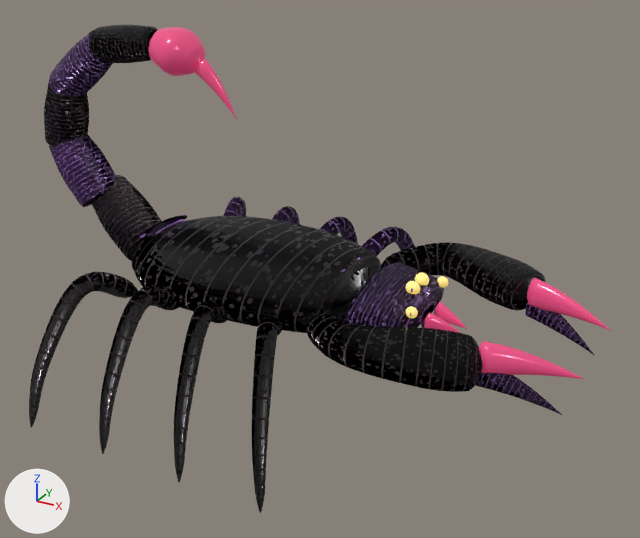
Two versions of the glTF model assets/models/fighters/pulmonoscorpius.glb, one commit apart.
One viewpoint serves both versions: a 50 mm camera at (3.49, -5.24, 3.77) aimed at (0.6, 0.01, 1.15). Arrows for +X, +Y and +Z are at lower left; the lights stay in place. The older version comes first. Where no turn or scale is listed for an object, it has been applied to the vertices.
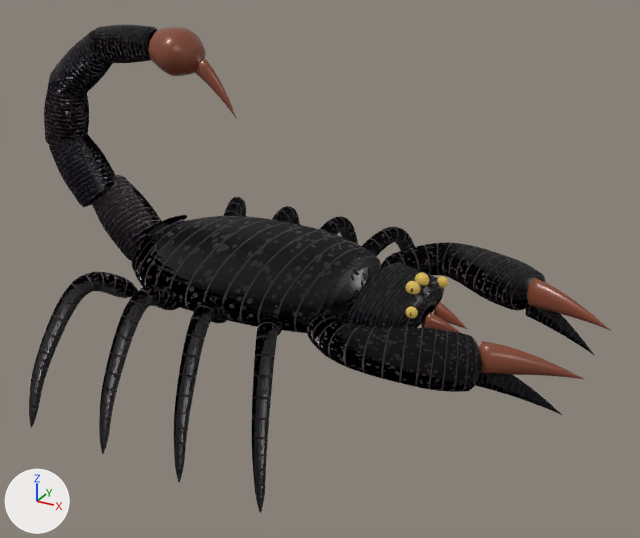
What differs and where, as boxes [x1, y1, x2, y2] in the pictures (640 x 538 px):
'Scorp_Prosoma', recoloured (darker): [345, 263, 444, 328] in both
'Scorp_TailSeg1', recoloured (darker): [49, 134, 115, 207] in both
'Scorp_TailSeg3', recoloured (darker): [49, 30, 113, 97] in both
'Scorp_TelsonBulb', recoloured, surface changed (pink to brown): [149, 27, 206, 76] in both
'Scorp_PincerUpper_1', recoloured, surface changed (darker): [479, 341, 584, 379] in both
'Scorp_PincerUpper_0', recoloured, surface changed (darker): [527, 278, 611, 331] in both
'Scorp_PincerLower_1', recoloured (darker): [475, 372, 560, 414] in both
'Scorp_PincerLower_0', recoloured (darker): [525, 303, 593, 354] in both
'Scorp_LegMesh0', recoloured: [362, 227, 425, 328] in both
'Scorp_Aculeus', recoloured, surface changed (pink to brown): [195, 59, 237, 119] in both
'Scorp_LegMesh2', recoloured: [319, 216, 358, 244] in both
'Scorp_Tergite_0', recoloured (darker): [140, 215, 187, 238] in both
'Scorp_Chelicera_1', recoloured, surface changed (pink to brown): [434, 302, 467, 329] in both
'Scorp_LegMesh6', recoloured: [223, 197, 246, 216] in both
'Scorp_Chelicera_-1', recoloured, surface changed (darker): [424, 313, 461, 333] in both
'Scorp_LegMesh4', recoloured: [272, 206, 300, 225] in both
'Scorp_Tergite_6', recoloured: [341, 257, 360, 273] in both

Diff of the bpy script that builds the scene:
```diff
--- a/assets/models/fighters/pulmonoscorpius.glb.py
+++ b/assets/models/fighters/pulmonoscorpius.glb.py
@@ mat_mat_secondary @@
 n0 = _N.new('ShaderNodeBsdfPrincipled'); n0.name = 'Principled BSDF'
-n0.inputs[0].default_value = (0.32, 0.14, 0.52, 1.0)  # 'Base Color', purple #9969bf
+n0.inputs[0].default_value = (0.03, 0.02, 0.04, 1.0)  # 'Base Color', dark purple #302738
 n0.inputs[1].default_value = 0.14  # 'Metallic'
@@ mat_mat_accent @@
 mat_mat_accent = principled_material('Mat_Accent')
-mat_mat_accent.base_color = (0.76, 0.08, 0.22)  # pink #e25081
+mat_mat_accent.base_color = (0.22, 0.06, 0.03)  # brown #814530
 mat_mat_accent.metallic = 0.12
 mat_mat_accent.roughness = 0.18
-mat_mat_accent.emission_color = (0.165, 0.012, 0.042)  # dark red #711d3a
-mat_mat_accent.emission_strength = 1.0
```
